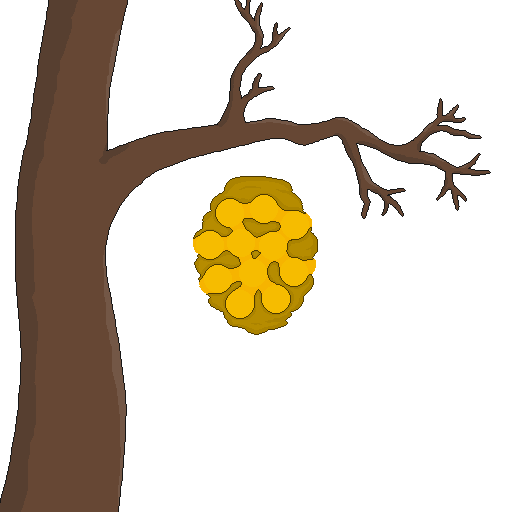
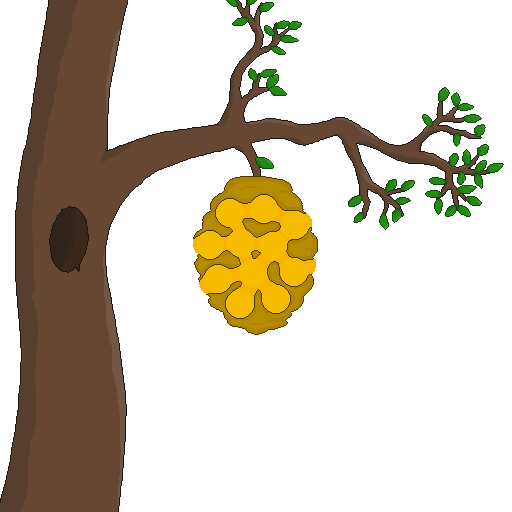
Comparing the layer stacks of the two 512 x 512 images. Changes:
added layer "Layer 19" above "Layer 15" over [49, 206, 89, 273]
added layer "Layer 15" above "Layer 18" over [227, 0, 503, 229]
added layer "Layer 18" above "Layer 8" over [226, 0, 504, 230]
painted on "Layer 8" over [99, 137, 306, 176]
hid "Layer 5" over [49, 0, 490, 273]
painted on "Layer 13" over [235, 144, 261, 176]
